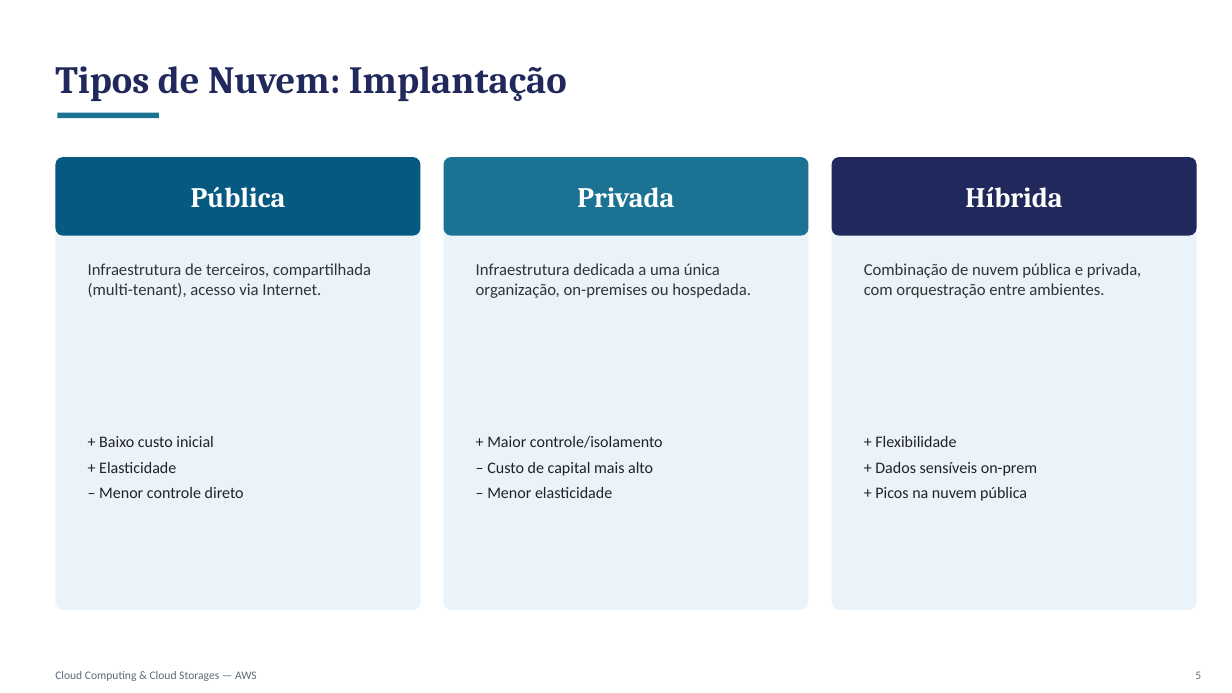
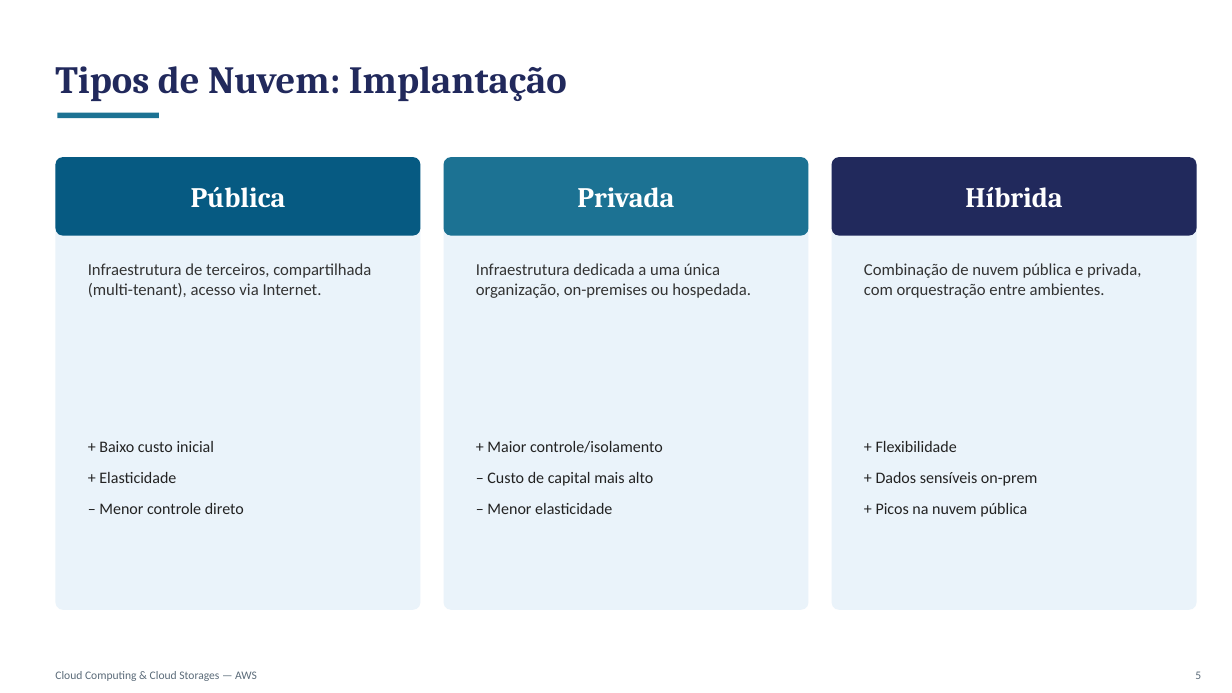
Before and after one commit to guilherme-hu/Trabalho-CBD, a slide deck: slide 5 of Cloud Computing & Cloud Storages/Cloud_Computing_AWS_Slides.pptx. Drawn at 1232x693 pixels with LibreOffice and Linux fonts; fonts in the diff are those of the drawing. Boxes give left, top, right and bottom in pixels: in the first picture for what was removed or moved away, otherwise in the second. Text is boxed around its words. In the diff, an @@ line names an element or a change of style, - is before the commit and + after.

Commit message:
Cloud .pptx - separado em mais slides S3,EC2,EBS,DB/DW

```diff
--- a/Cloud Computing & Cloud Storages/Cloud_Computing_AWS_Slides.pptx
+++ b/Cloud Computing & Cloud Storages/Cloud_Computing_AWS_Slides.pptx
@@ line spacing 20pt to 1.6 in 3 elements at (99, 441, 244, 514), (487, 441, 663, 514), (876, 441, 1037, 517) @@
```
Also in this commit, not shown: 7 other slides changed, 4 slides added, 2 slides removed.
